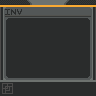
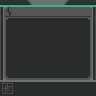
Comparing the layer stacks of the two (96, 96) images. Changes:
added layer "electric.stamp" in group "top.special.stamps" over [left=6, top=7, right=12, bottom=16]
hid "INV.stamp" over [left=5, top=9, right=22, bottom=15]
showed "top.tech.banner" over [left=0, top=5, right=96, bottom=7]
hid "top.default.banner" over [left=0, top=5, right=96, bottom=7]
